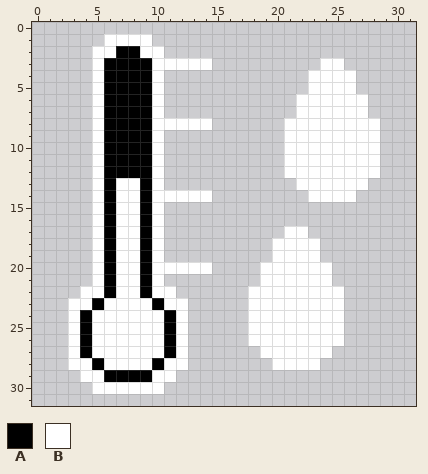
Pixel-art sprite -- icons/TempHumi.png. Above, as it was before the edit.
The file is 32x32 pixels.
Palette (. is transparent): A #000000  B #ffffff
Pixels before, first column x 3:
 1 ...BBBB...................
 2 ..BBAABB..................
 3 ..BAAAABBBBB.........BB...
 4 ..BAAAAB............BBBB..
 5 ..BAAAAB............BBBB..
 6 ..BAAAAB...........BBBBBB.
 7 ..BAAAAB...........BBBBBB.
 8 ..BAAAABBBBB......BBBBBBBB
 9 ..BAAAAB..........BBBBBBBB
10 ..BAAAAB..........BBBBBBBB
11 ..BAAAAB..........BBBBBBBB
12 ..BAAAAB..........BBBBBBBB
13 ..BABBAB...........BBBBBB.
14 ..BABBABBBBB........BBBB..
15 ..BABBAB..................
16 ..BABBAB..................
17 ..BABBAB..........BB......
18 ..BABBAB.........BBBB.....
19 ..BABBAB.........BBBB.....
20 ..BABBABBBBB....BBBBBB....
21 ..BABBAB........BBBBBB....
22 .BBABBABB......BBBBBBBB...
23 BBABBBBABB.....BBBBBBBB...
24 BABBBBBBAB.....BBBBBBBB...
25 BABBBBBBAB.....BBBBBBBB...
26 BABBBBBBAB.....BBBBBBBB...
27 BABBBBBBAB......BBBBBB....
28 BBABBBBABB.......BBBB.....
29 .BBAAAABB.................
30 ..BBBBBB..................
After the commit:
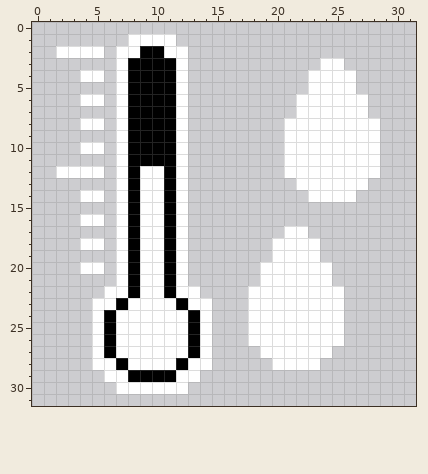
Changes in this commit:
Changed rows in their new state; - is an unchanged pixel.
first column x 2:
 1 ----..--BB---
 2 BBB-.BBAABB--
 3 ---..B--AA-..
 4 --B-.B--AAB--
 5 ---..B--AAB--
 6 --B-.B--AAB--
 7 ---..B--AAB--
 8 --B-.B--AA-..
 9 ---..B--AAB--
10 --B-.B--AAB--
11 ---..B--AAB--
12 BBB-.B-B-AB--
13 ---..-AB-AB--
14 --B-.-AB-A-..
15 ---..-AB-AB--
16 --B-.-AB-AB--
17 ---..-AB-AB--
18 --B-.-AB-AB--
19 ---..-AB-AB--
20 --B-.-AB-A-..
21 ---..-AB-AB--
22 --..B-AB-ABB-
23 -..B-A--B-ABB
24 -..-A----B-AB
25 -..-A----B-AB
26 -..-A----B-AB
27 -..-A----B-AB
28 -..B-A--B-ABB
29 --..BB--AABB-
30 ---..----BB--
Boxes around the changes in both pictures, in picture pixels (x1, y1, x2, y2):
changed: (56, 34, 212, 394)
